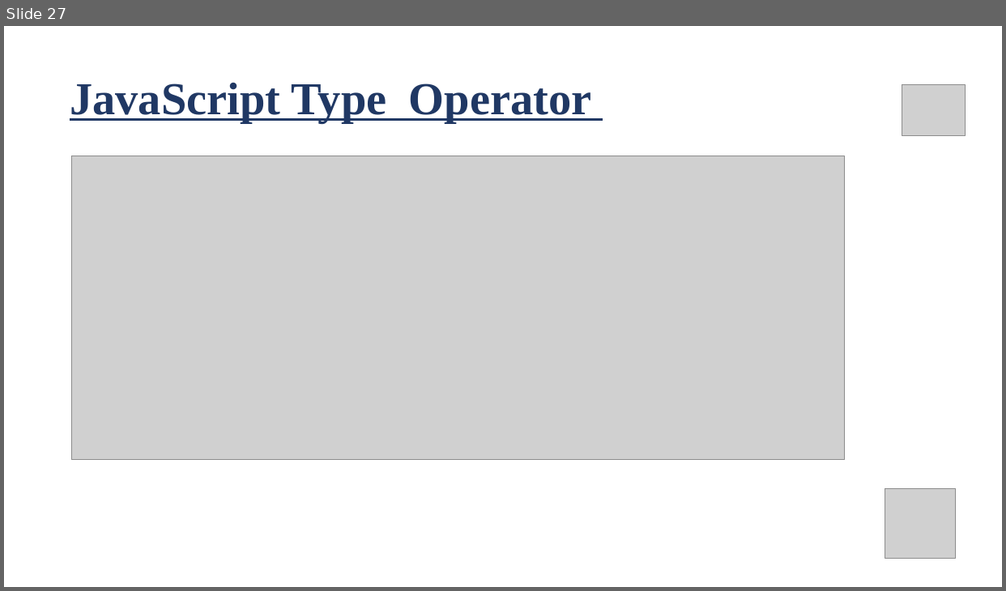
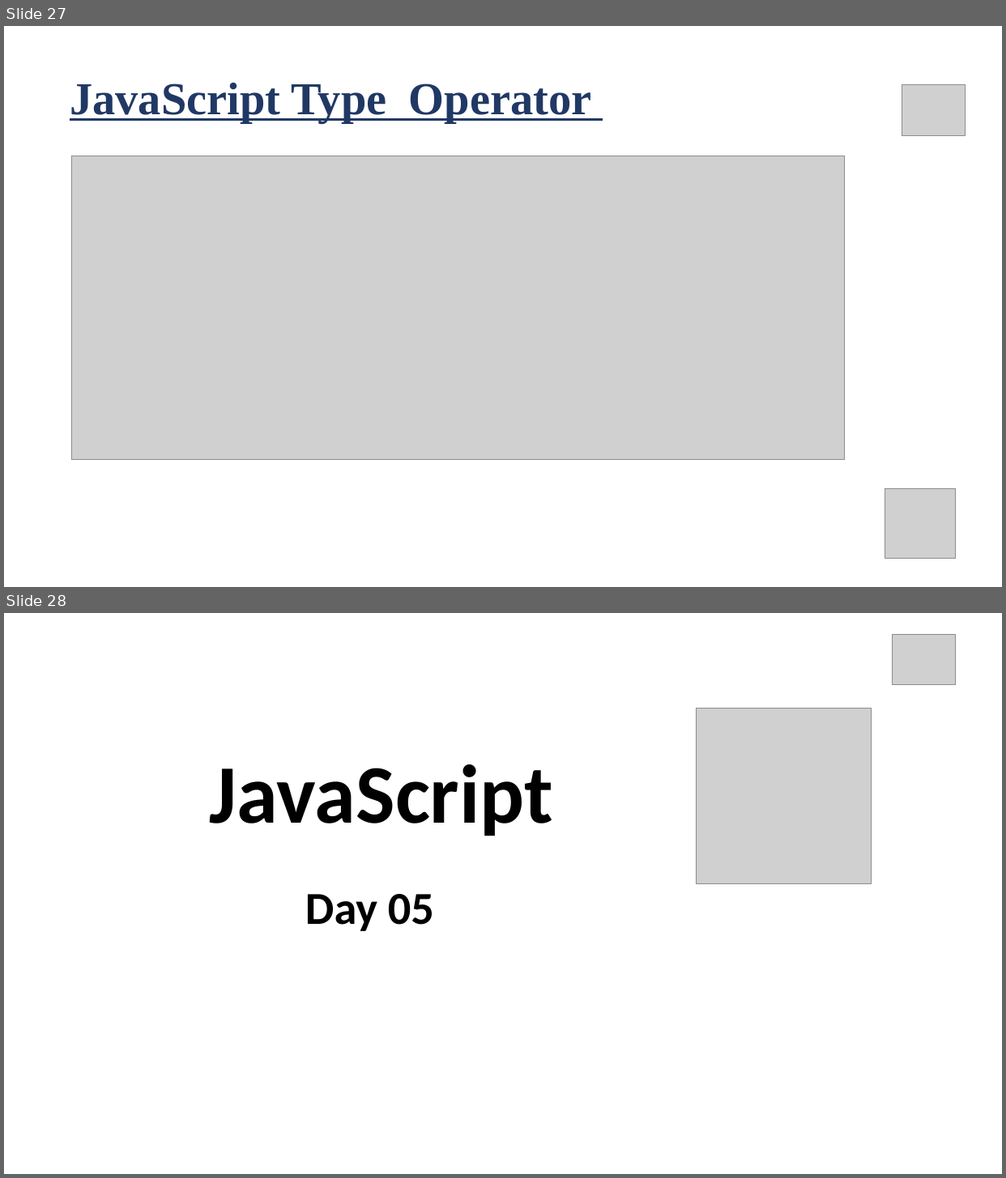
Before and after one commit to pappudey/Course-Code-, a slide deck: js 1st class slide - part 01 .pptx. Shown one above the other, each under a label of ours: slide 27 before the commit, slides 27 and 28 after it. The pictures are 1006x591 and 1006x1178 pixels, drawn with LibreOffice and Linux fonts; fonts in the diff are those of the drawing; grey boxes stand for pictures. Boxes give left, top, right and bottom in pixels: in the first picture for what was removed or moved away, otherwise in the second. Text is boxed around its words. In the diff, an @@ line names an element or a change of style, - is before the commit and + after.

```diff
--- a/js 1st class slide - part 01 .pptx
+++ b/js 1st class slide - part 01 .pptx
@@ slide 28 added at bbox=[4, 613, 1002, 1174], background #FFFFFF @@
@@ picture added at bbox=[893, 634, 956, 685] @@
@@ picture added at bbox=[696, 708, 871, 884] @@
@@ title added at bbox=[210, 764, 553, 836], 80 pt, text #000000, bold @@
+JavaScript
@@ text added at bbox=[305, 894, 434, 931], 44 pt, text #000000, bold @@
+Day 05
```
Also in this commit, not shown: 1 other slide added, 2 other files.
